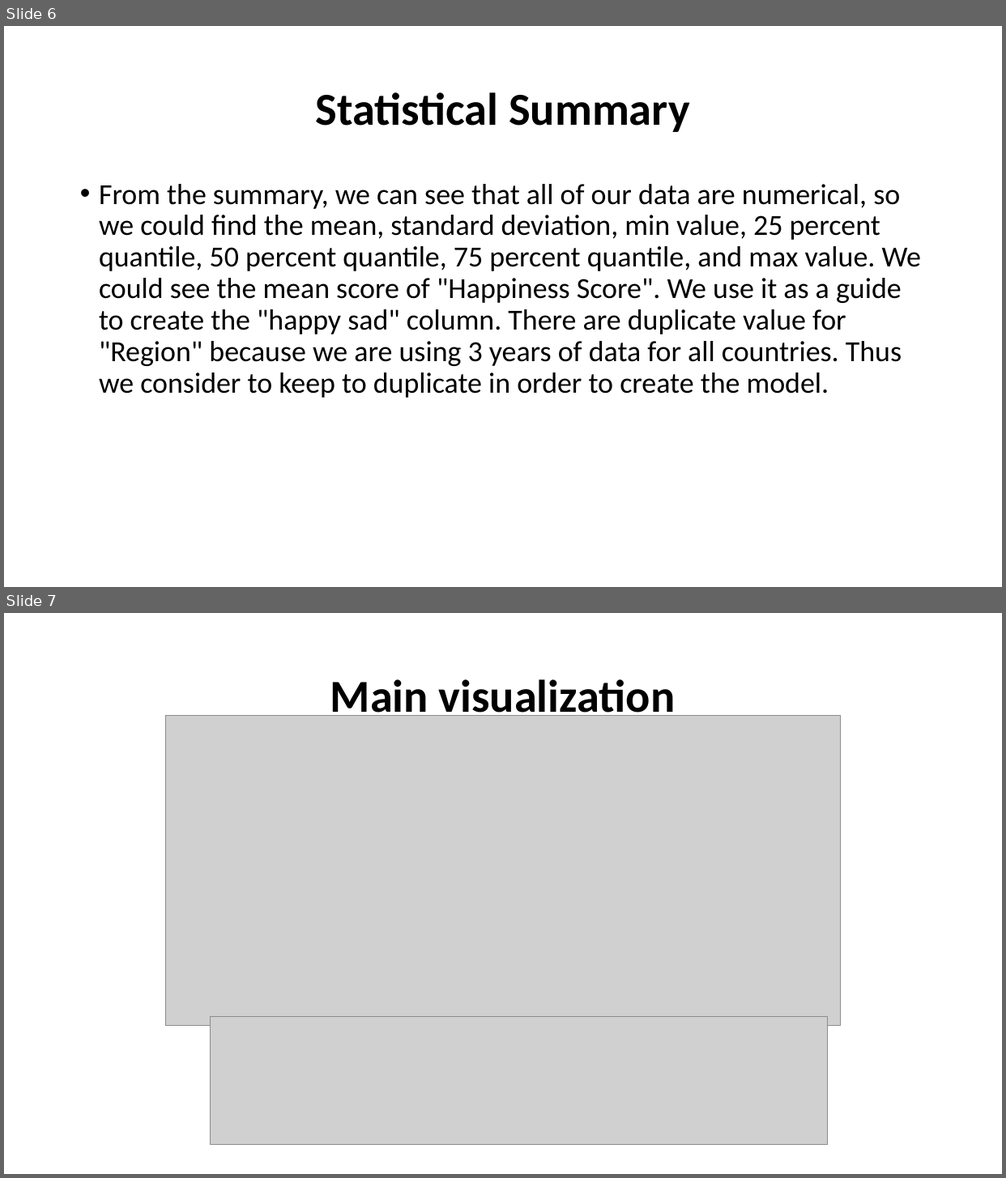
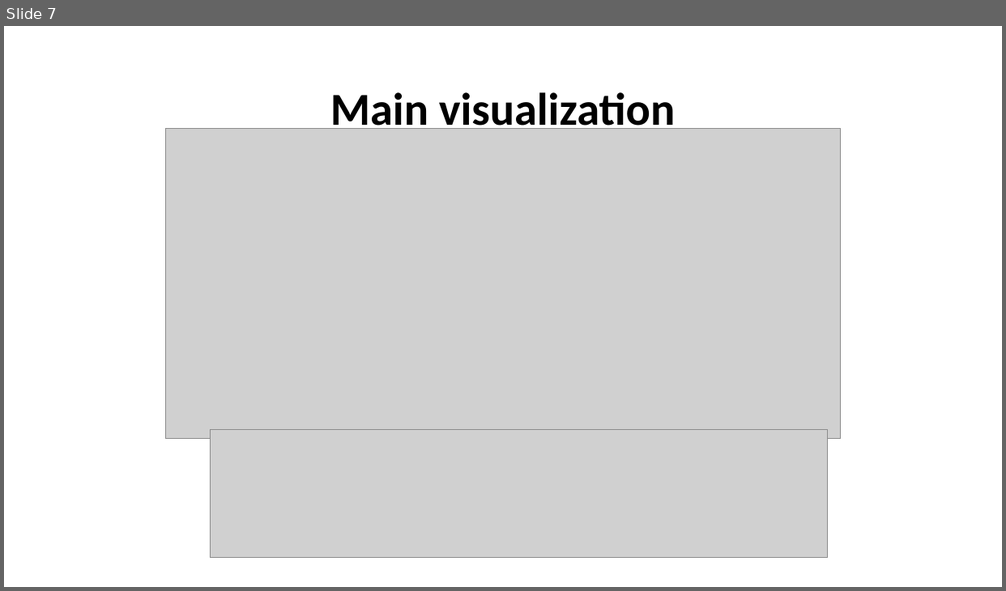
Before and after one commit to wqx13579/Happiness, a slide deck: Final_presentation.pptx. Shown one above the other, each under a label of ours: slides 6 and 7 before the commit, slide 7 after it. The pictures are 1006x1178 and 1006x591 pixels, drawn with LibreOffice and Linux fonts; fonts in the diff are those of the drawing; grey boxes stand for pictures. Boxes give left, top, right and bottom in pixels: in the first picture for what was removed or moved away, otherwise in the second. Text is boxed around its words. In the diff, an @@ line names an element or a change of style, - is before the commit and + after.

```diff
--- a/Final_presentation.pptx
+++ b/Final_presentation.pptx
@@ slide 6 removed at [4, 26, 1002, 587], background #FFFFFF @@
@@ title removed at [315, 92, 690, 132] @@
-Statistical Summary
@@ text removed at [99, 184, 921, 398] @@
-• From the summary, we can see that all of our data are numerical, so we could find the mean, standard deviation, min value, 25 percent quantile, 50 percent quantile, 75 percent quantile, and max value. We could see the mean score of "Happiness Score". We use it as a guide to create the "happy sad" column. There are duplicate value for "Region" because we are using 3 years of data for all countries. Thus we consider to keep to duplicate in order to create the model.
```
Also in this commit, not shown: 1 slide changed, 1 slide added, 2 other files.
